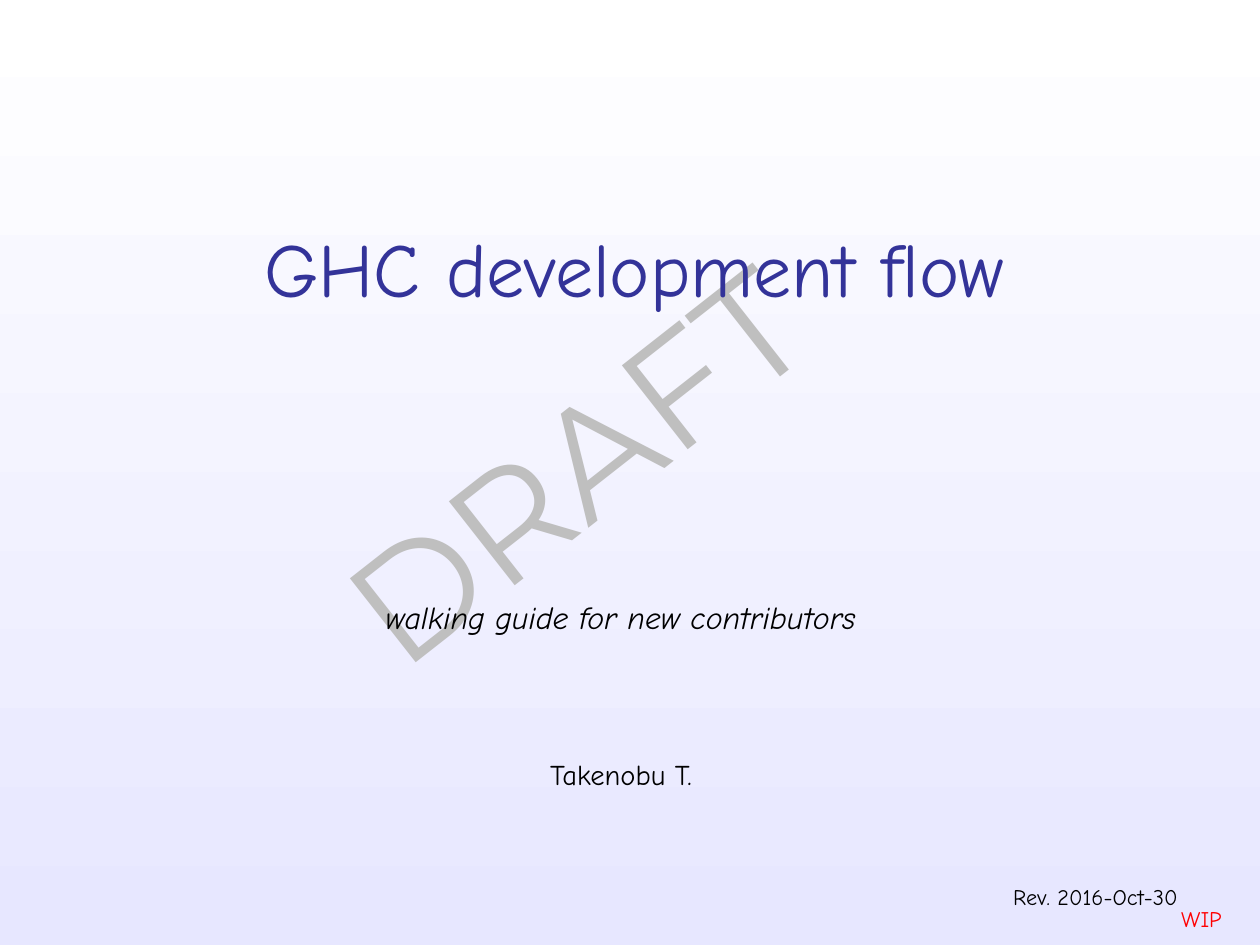
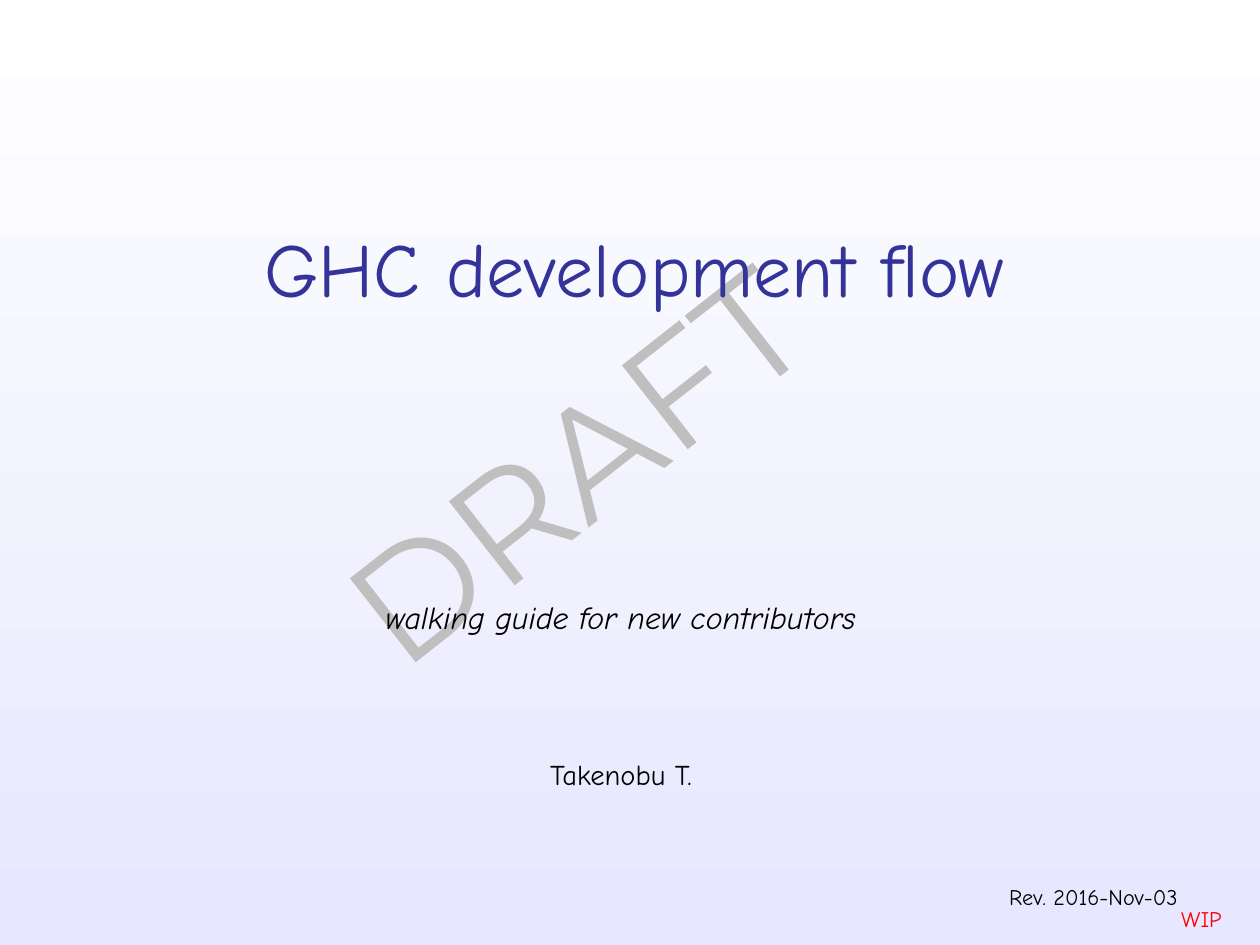
Before and after one commit to takenobu-hs/ghc-development-flow, a slide deck: slide 1 of src/ghc_development_flow.pptx. Drawn at 1260x945 pixels with LibreOffice and Linux fonts; fonts in the diff are those of the drawing. Boxes give left, top, right and bottom in pixels: in the first picture for what was removed or moved away, otherwise in the second. Text is boxed around its words. In the diff, an @@ line names an element or a change of style, - is before the commit and + after.

```diff
--- a/src/ghc_development_flow.pptx
+++ b/src/ghc_development_flow.pptx
@@ text at bbox=[1009, 890, 1177, 905]: text changed @@
-Rev. 2016-Oct-30
+Rev. 2016-Nov-03
```
Also in this commit, not shown: 8 other slides changed, 6 slides added, 1 other file.
